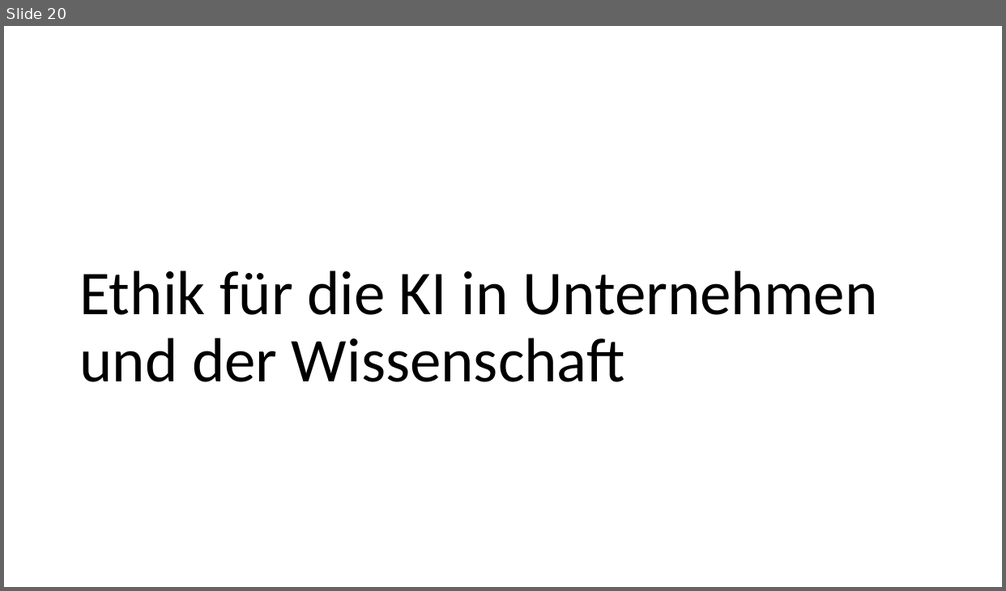
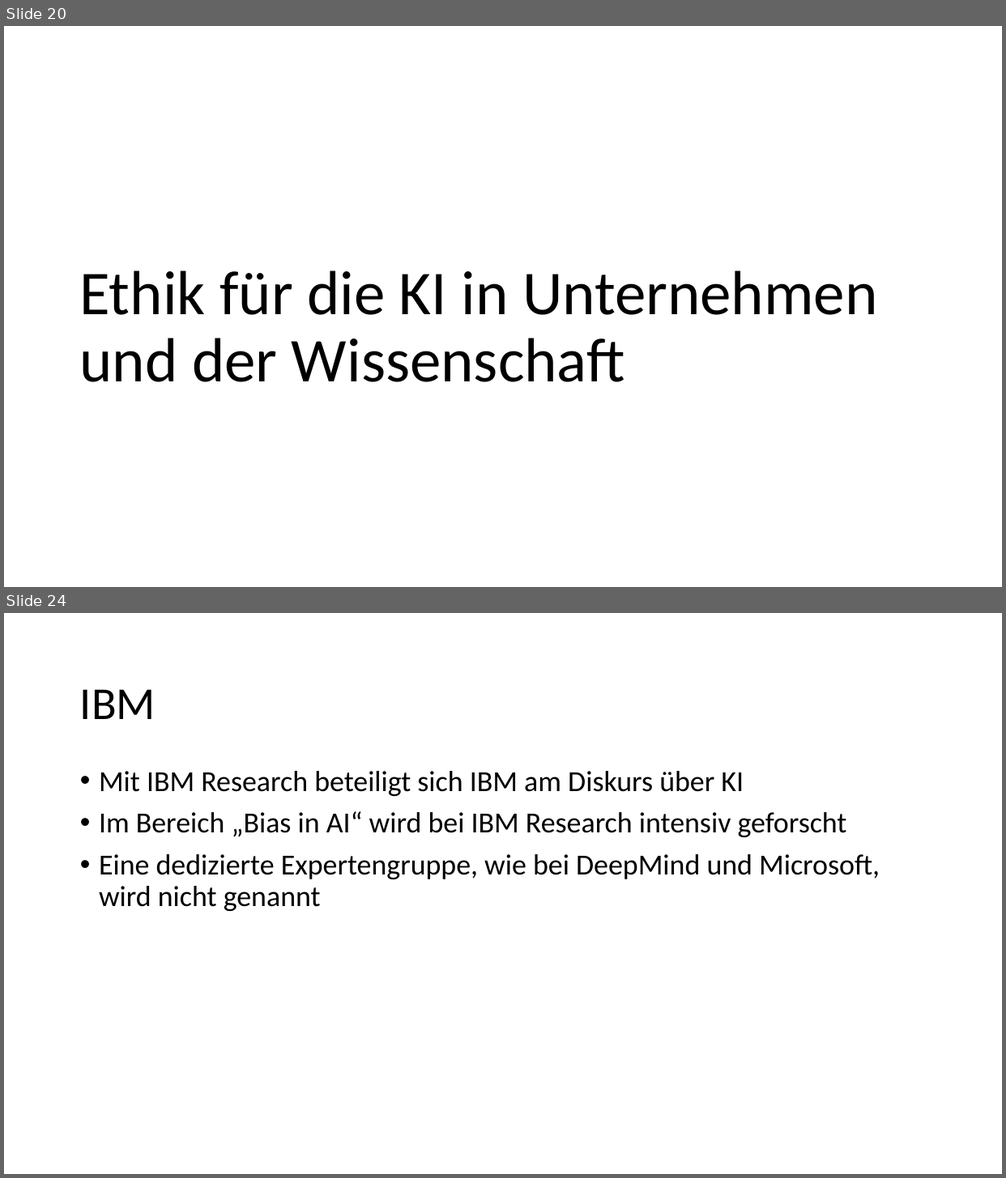
Before and after one commit to bosinoliver/ros-kinect-roboticarm, a slide deck: Kognitive Systeme Vortrag/Ethics in AI.pptx. Shown one above the other, each under a label of ours: slide 20 before the commit, slides 20 and 24 after it; the slides between them are not shown. The pictures are 1006x591 and 1006x1178 pixels, drawn with LibreOffice and Linux fonts; fonts in the diff are those of the drawing; background and template pictures are left out. Boxes give left, top, right and bottom in pixels: in the first picture for what was removed or moved away, otherwise in the second. Text is boxed around its words. In the diff, an @@ line names an element or a change of style, - is before the commit and + after.

```diff
--- a/Kognitive Systeme Vortrag/Ethics in AI.pptx
+++ b/Kognitive Systeme Vortrag/Ethics in AI.pptx
@@ slide 24 added at (x1=4, y1=613, x2=1002, y2=1174), background #FFFFFF @@
@@ title added at (x1=80, y1=689, x2=155, y2=719), 44 pt, text #000000 @@
+IBM
@@ text added at (x1=99, y1=771, x2=880, y2=911), 28 pt, text #000000 @@
+• Mit IBM Research beteiligt sich IBM am Diskurs über KI
+• Im Bereich „Bias in AI“ wird bei IBM Research intensiv geforscht
+• Eine dedizierte Expertengruppe, wie bei DeepMind und Microsoft, wird nicht genannt
```
Also in this commit, not shown: 1 slide changed, 2 other slides added.
